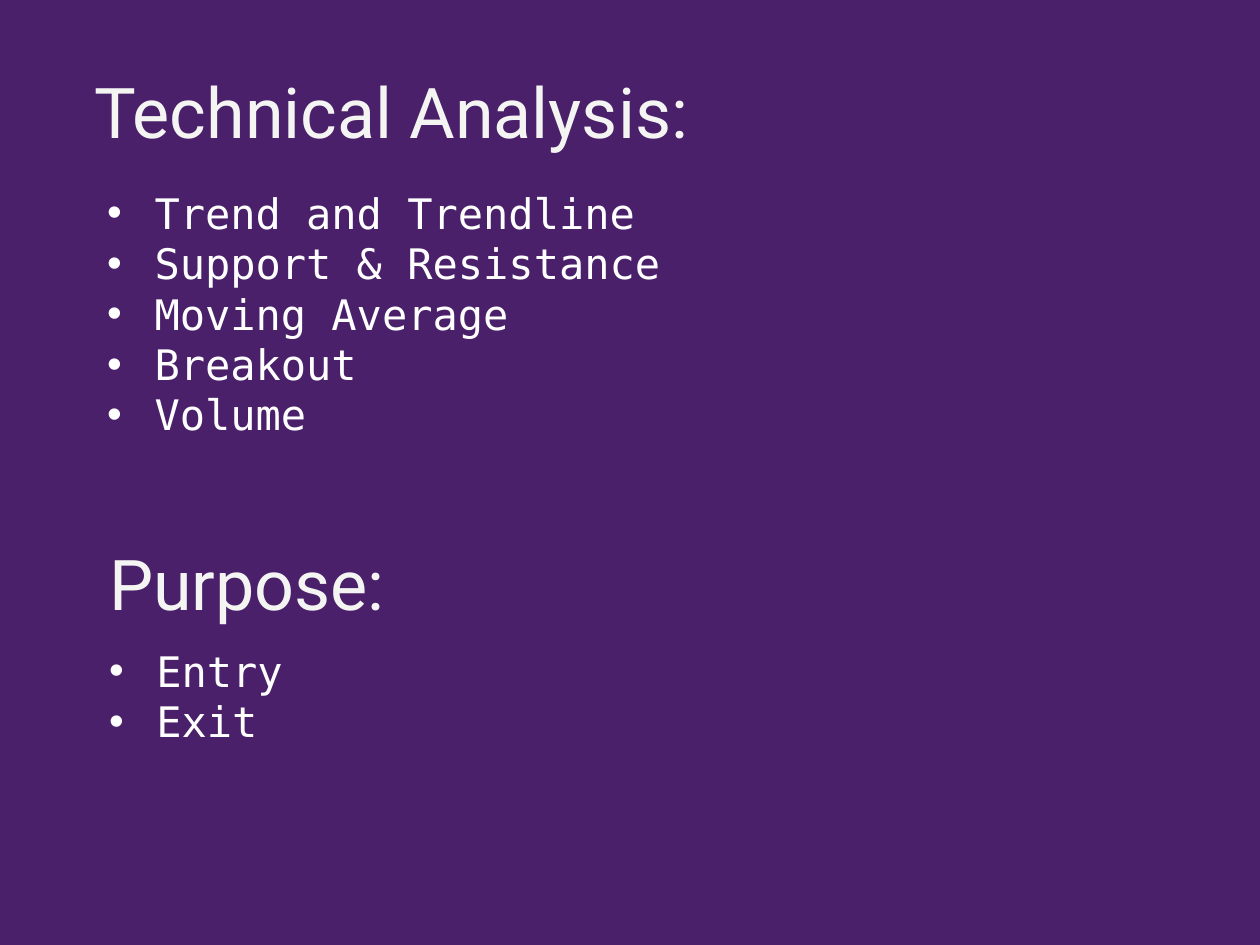
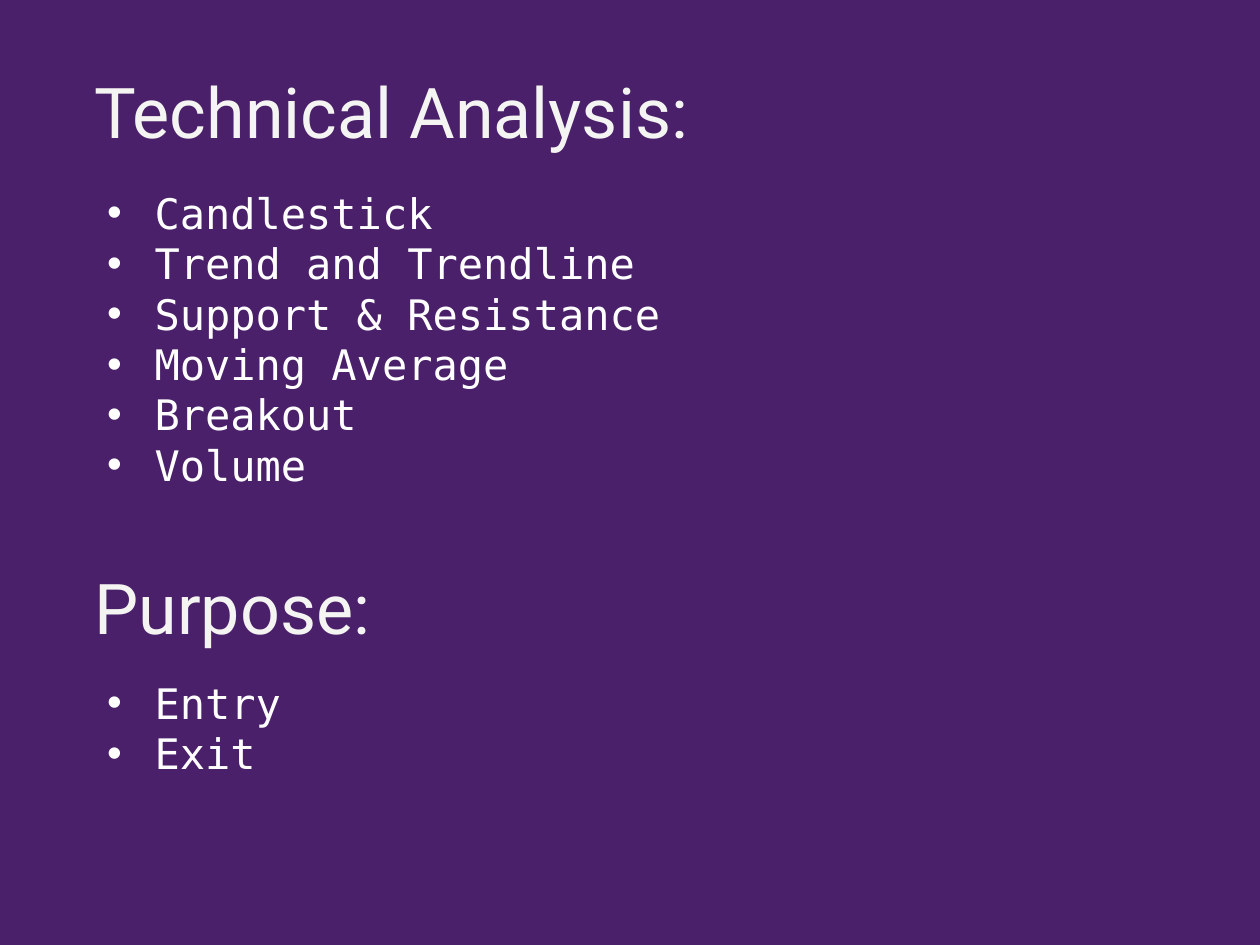
Before and after one commit to shoeb072022/SkeptiBullData, a slide deck: slide 3 of Introductory lecture/Technical Analysis.pptx. Drawn at 1260x945 pixels with LibreOffice and Linux fonts; fonts in the diff are those of the drawing. Boxes give left, top, right and bottom in pixels: in the first picture for what was removed or moved away, otherwise in the second. Text is boxed around its words. In the diff, an @@ line names an element or a change of style, - is before the commit and + after.

```diff
--- a/Introductory lecture/Technical Analysis.pptx
+++ b/Introductory lecture/Technical Analysis.pptx
@@ text at bbox=[155, 197, 433, 230]: paragraph added @@
+• Candlestick
@@ text "Purpose:": place and size @@
-text "Purpose:" at bbox=[109, 560, 385, 625]
+text "Purpose:" at bbox=[95, 584, 371, 649]
@@ text "Entry": place and size @@
-text "Entry" at bbox=[156, 656, 282, 737]
+text "Entry" at bbox=[155, 688, 281, 769]
```
Also in this commit, not shown: 1 other slide changed, 13 slides added, 3 slides removed, 1 other file.
